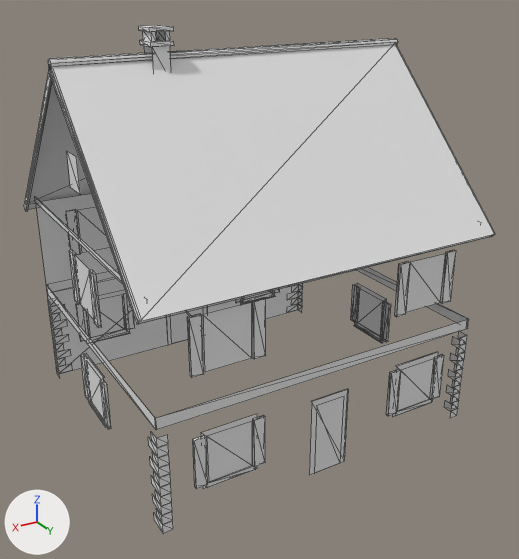
Renders of the FBX model unity/Assets/EdS/Modeles/Batiments/maison3/maison3_vallons.fbx from each side of a commit.
One viewpoint serves both versions: a 50 mm lens placed at (9.54, 16.64, 12.11), pointed at (-0.03, 0.68, 4.13). Arrows for +X, +Y and +Z are at lower left; the lights stay in place. The picture after the commit comes second. Mesh edges are drawn as thin lines. Where no turn or scale is listed for an object, it has been applied to the vertices. Vertices at exactly the same position are counted once.

The first picture shows 'maison3_vallons'.
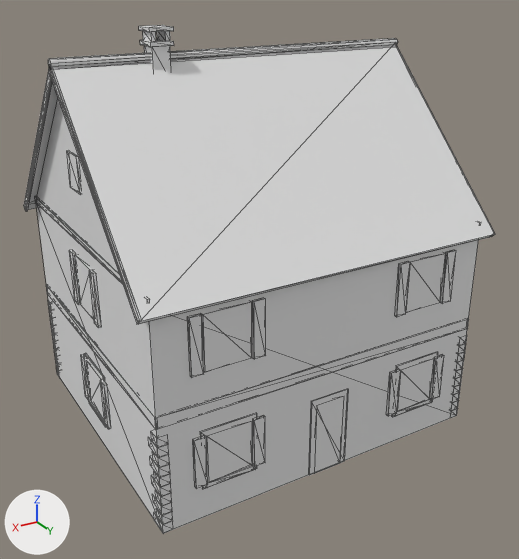
Pixel boxes [x1, y1, x2, y2] of what changed, in the pictures (519 x 559 px):
part 1 of me_maison3_vallons, added
    after: [36, 45, 481, 530]
part 2 of me_maison3_vallons, added
    after: [144, 45, 154, 69]

What changed in the scene script:
```text
Change me_maison3_vallons:
    used by ob_maison3_vallons; location = (0.0, 0.0, 0.0)
    verts and faces of me_maison3_vallons; kept vertices keep their numbers, new ones are numbered from 745
    before: 102 (2.17, -0.25, 9.65), 103 (2.17, -0.25, 10.48), 104 (2.17, 0.25, 9.65), 105 (2.17, 0.25, 10.48) at pixel (170, 45), 106 (2.62, -0.25, 9.65)
    before: 107 (2.62, -0.25, 10.48) at pixel (144, 44), 108 (2.62, 0.25, 9.65), 109 (2.62, 0.25, 10.48) at pixel (152, 46), 110 (2.1, -0.32, 10.48), 112 (2.1, 0.32, 10.48) at pixel (174, 45)
    before: 114 (2.69, -0.32, 10.48) at pixel (140, 44), 116 (2.69, 0.32, 10.48) at pixel (150, 47)
    remove me_maison3_vallons.from_pydata(...)  # 745 vertices, 650 faces; spans x -5.0..5.0, y -4.47..4.47, z 0.0..10.9
    add me_maison3_vallons.from_pydata(...)  # 936 vertices, 1188 faces; spans x -5.0..5.0, y -4.47..4.47, z 0.0..10.9
    me_maison3_vallons part 1
    42 vertices are added at x -4.7..4.7, y -4.2..4.2, z 0.88..10.05
    40 new vertices lie (0.0, 0.27, 0.0) away from vertices in x -4.4..4.4, y -4.22, z 0.01..2.69
    20 new vertices lie (0.27, 0.0, 0.0) away from vertices in x -4.72, y 3.7..3.9, z 0.01..2.69
    20 new vertices lie (-0.27, 0.0, 0.0) away from vertices in x 4.72, y 3.7..3.9, z 0.01..2.69
    12 new vertices lie (0.0, 0.12, 0.0) away from vertices in x -3.5..3.5, y -4.23, z 0.0..2.3
    12 new vertices lie (0.0, 0.1, 0.0) away from vertices in x -3.5..3.5, y -4.23, z 4.0..5.4
    12 new vertices lie (0.0, -0.12, 0.0) away from vertices in x -3.5..3.5, y 4.23, z 0.0..2.3
    8 new vertices lie (0.0, -0.1, 0.0) away from vertices in x -3.5..3.5, y 4.23, z 4.0..5.4
    7 new vertices lie (0.0, -0.04, 0.0) away from vertices in x -3.65..3.65, y 4.22, z 0.0..2.45
    6 new vertices lie (0.0, 8.4, 0.0) away from vertices in x -4.7..4.7, y -4.2, z 0.0..5.85
    6 new vertices lie (0.0, 0.0, 1.6) away from vertices in x -4.68..3.65, y -4.18..0.75, z 0.85
    6 new vertices lie (0.0, -0.08, 0.0) away from vertices in x -3.56..3.56, y 4.26, z 0.88..1.0
    532 new faces join them
    me_maison3_vallons part 2
    add faces += [(102, 103, 105), (102, 105, 104), (107, 108, 109), (106, 108, 107), (112, 116, 114), (110, 112, 114)]
```
